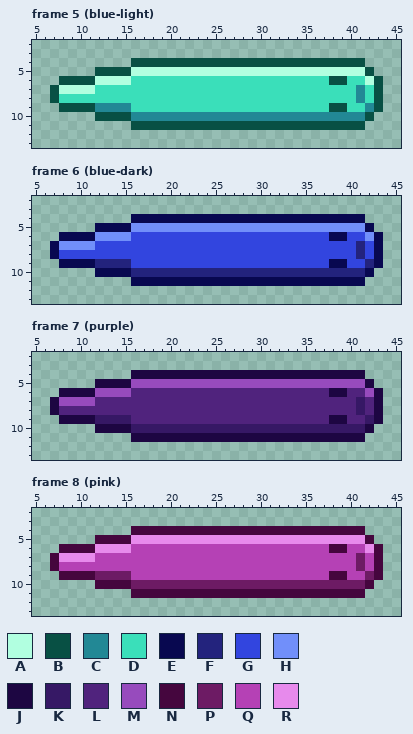
Pixel-art file: Frontend/retro-game/src/assets/images/SnakeFull.aseprite. The picture above was drawn from the file before the commit.
48x16 pixels, 8 frames. Shown: frame 5 (blue-light): x 5..45, y 2..13; frame 6 (blue-dark): x 5..45, y 2..13; frame 7 (purple): x 5..45, y 2..13; frame 8 (pink): x 5..45, y 2..13. The commit also changed other frames, which this record leaves out.
Palette (. is transparent): A #b1ffe0  B #085044  C #228895  D #3adfba  E #080850  F #23237d  G #3245df  H #718ffa  J #1d0642  K #361865  L #50237d  M #974bbd  N #45063e  P #6d1b64  Q #b541b5  R #e78aec
After the commit:
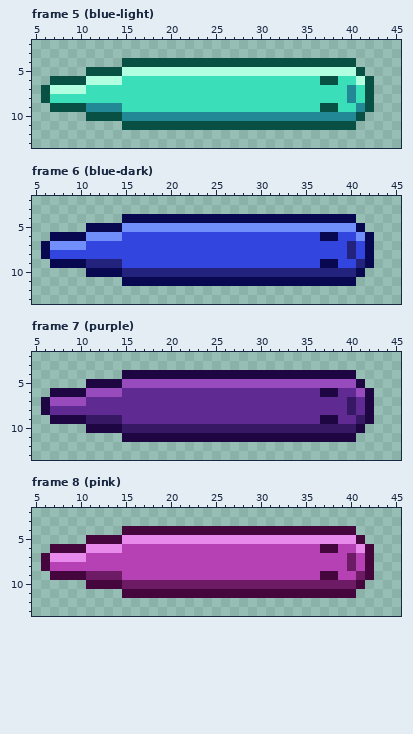
Changes in this commit:
@@ palette @@
-L #50237d
+L #5f2b92
--- frame 5 (blue-light)
@@ x 5..45 @@
  3 .........................................
- 4 ...........BBBBBBBBBBBBBBBBBBBBBBBBBB....
- 5 .......BBBBAAAAAAAAAAAAAAAAAAAAAAAAAAB...
- 6 ...BBBBAAAADDDDDDDDDDDDDDDDDDDDDDBBDDAB..
- 7 ..BAAAADDDDDDDDDDDDDDDDDDDDDDDDDDDDDCDB..
- 8 ..BDDDDDDDDDDDDDDDDDDDDDDDDDDDDDDDDDCDB..
- 9 ...BBBBCCCCDDDDDDDDDDDDDDDDDDDDDDBBDDCB..
-10 .......BBBBCCCCCCCCCCCCCCCCCCCCCCCCCCB...
-11 ...........BBBBBBBBBBBBBBBBBBBBBBBBBB....
+ 4 ..........BBBBBBBBBBBBBBBBBBBBBBBBBB.....
+ 5 ......BBBBAAAAAAAAAAAAAAAAAAAAAAAAAAB....
+ 6 ..BBBBAAAADDDDDDDDDDDDDDDDDDDDDDBBDDAB...
+ 7 .BAAAADDDDDDDDDDDDDDDDDDDDDDDDDDDDDCDB...
+ 8 .BDDDDDDDDDDDDDDDDDDDDDDDDDDDDDDDDDCDB...
+ 9 ..BBBBCCCCDDDDDDDDDDDDDDDDDDDDDDBBDDCB...
+10 ......BBBBCCCCCCCCCCCCCCCCCCCCCCCCCCB....
+11 ..........BBBBBBBBBBBBBBBBBBBBBBBBBB.....
 12 .........................................
--- frame 6 (blue-dark)
@@ x 5..45 @@
  3 .........................................
- 4 ...........EEEEEEEEEEEEEEEEEEEEEEEEEE....
- 5 .......EEEEHHHHHHHHHHHHHHHHHHHHHHHHHHE...
- 6 ...EEEEHHHHGGGGGGGGGGGGGGGGGGGGGGEEGGHE..
- 7 ..EHHHHGGGGGGGGGGGGGGGGGGGGGGGGGGGGGFGE..
- 8 ..EGGGGGGGGGGGGGGGGGGGGGGGGGGGGGGGGGFGE..
- 9 ...EEEEFFFFGGGGGGGGGGGGGGGGGGGGGGEEGGFE..
-10 .......EEEEFFFFFFFFFFFFFFFFFFFFFFFFFFE...
-11 ...........EEEEEEEEEEEEEEEEEEEEEEEEEE....
+ 4 ..........EEEEEEEEEEEEEEEEEEEEEEEEEE.....
+ 5 ......EEEEHHHHHHHHHHHHHHHHHHHHHHHHHHE....
+ 6 ..EEEEHHHHGGGGGGGGGGGGGGGGGGGGGGEEGGHE...
+ 7 .EHHHHGGGGGGGGGGGGGGGGGGGGGGGGGGGGGFGE...
+ 8 .EGGGGGGGGGGGGGGGGGGGGGGGGGGGGGGGGGFGE...
+ 9 ..EEEEFFFFGGGGGGGGGGGGGGGGGGGGGGEEGGFE...
+10 ......EEEEFFFFFFFFFFFFFFFFFFFFFFFFFFE....
+11 ..........EEEEEEEEEEEEEEEEEEEEEEEEEE.....
 12 .........................................
--- frame 7 (purple)
@@ x 5..45 @@
  3 .........................................
- 4 ...........JJJJJJJJJJJJJJJJJJJJJJJJJJ....
- 5 .......JJJJMMMMMMMMMMMMMMMMMMMMMMMMMMJ...
- 6 ...JJJJMMMMLLLLLLLLLLLLLLLLLLLLLLJJLLMJ..
- 7 ..JMMMMLLLLLLLLLLLLLLLLLLLLLLLLLLLLLKLJ..
- 8 ..JLLLLLLLLLLLLLLLLLLLLLLLLLLLLLLLLLKLJ..
- 9 ...JJJJKKKKLLLLLLLLLLLLLLLLLLLLLLJJLLKJ..
-10 .......JJJJKKKKKKKKKKKKKKKKKKKKKKKKKKJ...
-11 ...........JJJJJJJJJJJJJJJJJJJJJJJJJJ....
+ 4 ..........JJJJJJJJJJJJJJJJJJJJJJJJJJ.....
+ 5 ......JJJJMMMMMMMMMMMMMMMMMMMMMMMMMMJ....
+ 6 ..JJJJMMMMLLLLLLLLLLLLLLLLLLLLLLJJLLMJ...
+ 7 .JMMMMLLLLLLLLLLLLLLLLLLLLLLLLLLLLLKLJ...
+ 8 .JLLLLLLLLLLLLLLLLLLLLLLLLLLLLLLLLLKLJ...
+ 9 ..JJJJKKKKLLLLLLLLLLLLLLLLLLLLLLJJLLKJ...
+10 ......JJJJKKKKKKKKKKKKKKKKKKKKKKKKKKJ....
+11 ..........JJJJJJJJJJJJJJJJJJJJJJJJJJ.....
 12 .........................................
--- frame 8 (pink)
@@ x 5..45 @@
  3 .........................................
- 4 ...........NNNNNNNNNNNNNNNNNNNNNNNNNN....
- 5 .......NNNNRRRRRRRRRRRRRRRRRRRRRRRRRRN...
- 6 ...NNNNRRRRQQQQQQQQQQQQQQQQQQQQQQNNQQRN..
- 7 ..NRRRRQQQQQQQQQQQQQQQQQQQQQQQQQQQQQPQN..
- 8 ..NQQQQQQQQQQQQQQQQQQQQQQQQQQQQQQQQQPQN..
- 9 ...NNNNPPPPQQQQQQQQQQQQQQQQQQQQQQNNQQPN..
-10 .......NNNNPPPPPPPPPPPPPPPPPPPPPPPPPPN...
-11 ...........NNNNNNNNNNNNNNNNNNNNNNNNNN....
+ 4 ..........NNNNNNNNNNNNNNNNNNNNNNNNNN.....
+ 5 ......NNNNRRRRRRRRRRRRRRRRRRRRRRRRRRN....
+ 6 ..NNNNRRRRQQQQQQQQQQQQQQQQQQQQQQNNQQRN...
+ 7 .NRRRRQQQQQQQQQQQQQQQQQQQQQQQQQQQQQPQN...
+ 8 .NQQQQQQQQQQQQQQQQQQQQQQQQQQQQQQQQQPQN...
+ 9 ..NNNNPPPPQQQQQQQQQQQQQQQQQQQQQQNNQQPN...
+10 ......NNNNPPPPPPPPPPPPPPPPPPPPPPPPPPN....
+11 ..........NNNNNNNNNNNNNNNNNNNNNNNNNN.....
 12 .........................................
